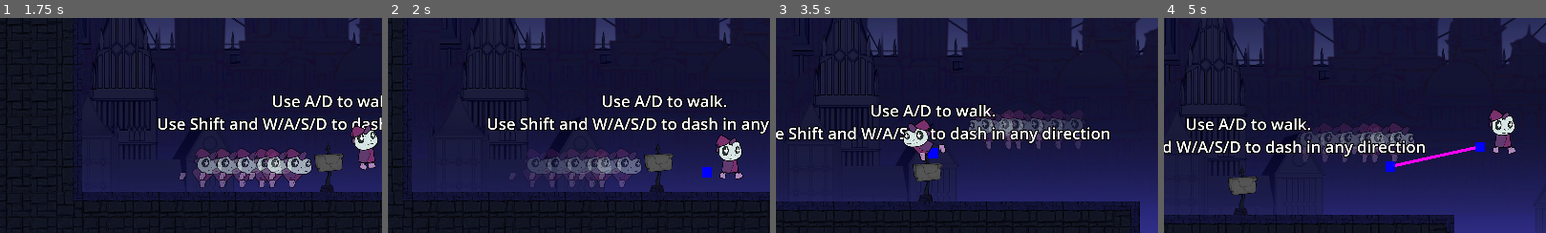
Above: before the commit, frames 1-4 (left to right).
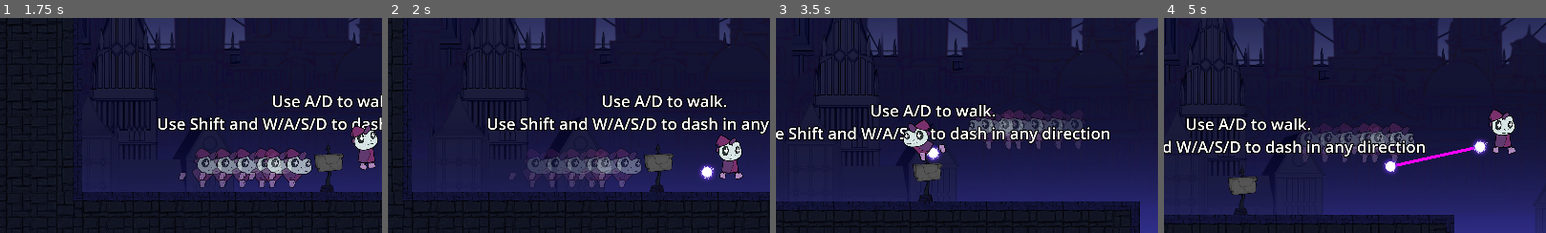
Above: after the commit, the same moments.

Repository: DerBrotDoktor/Frogoth
Game: Godot game, scene res://scenes/main/main.tscn
Same seed, same stepped clock (60 frames per second), same inputs: the game is played once before the commit and once after it.
Inputs:
- Up to frame 1 (1.75 s): click "Start" at 0.5 s; hold D (right) from 1.28 s (still down); tap Shift (dash) at 1.35 s; tap Space (jump) at 1.52 s
- Up to frame 2 (2 s): keep holding D (right)
- Up to frame 3 (3.5 s): tap F (discrad_shape) at 2.1 s; tap Space (jump) at 2.27 s; release D (right) at 2.78 s; hold A (left) from 2.78 s (still down); tap Shift (dash) at 2.85 s
- Up to frame 4 (5 s): release A (left) at 3.53 s; hold D (right) from 3.53 s (still down); tap F (discrad_shape) at 3.6 s; tap Space (jump) at 3.77, 4.52 s; tap Shift (dash) at 4.35 s
The pictures show only the part of the screen within x 19-69%, y 10-60%; the shares and areas given below are measured in that part.

Frame 1 is identical in both runs. In frame 2, 0.3% of the frame differs, in the area x 81-86%, y 68-76%; in frame 3, 0.2%; in frame 4, 0.5%, in the area x 57-85%, y 56-73%.

Commit message:
Added: Temporary orb animation

Diff:
--- a/scenes/orbs/temporary_orb.tscn
+++ b/scenes/orbs/temporary_orb.tscn
@@ -1,19 +1,68 @@
-[gd_scene load_steps=4 format=3 uid="uid://oe7s2tuyg2b7"]
+[gd_scene load_steps=11 format=3 uid="uid://oe7s2tuyg2b7"]
 
 [ext_resource type="Script" path="res://scenes/orbs/temporary_orb.gd" id="1_bb338"]
-
-[sub_resource type="PlaceholderTexture2D" id="PlaceholderTexture2D_18ryo"]
-size = Vector2(50, 50)
+[ext_resource type="Texture2D" uid="uid://dmb118cidwp6v" path="res://assets/vfx/orb/temporary_orb.png" id="2_g6a75"]
 
 [sub_resource type="CircleShape2D" id="CircleShape2D_60t3f"]
 radius = 40.0
 
+[sub_resource type="AtlasTexture" id="AtlasTexture_kcykc"]
+atlas = ExtResource("2_g6a75")
+region = Rect2(0, 0, 256, 256)
+
+[sub_resource type="AtlasTexture" id="AtlasTexture_3k3r6"]
+atlas = ExtResource("2_g6a75")
+region = Rect2(256, 0, 256, 256)
+
+[sub_resource type="AtlasTexture" id="AtlasTexture_h32cy"]
+atlas = ExtResource("2_g6a75")
+region = Rect2(512, 0, 256, 256)
+
+[sub_resource type="AtlasTexture" id="AtlasTexture_n0c84"]
+atlas = ExtResource("2_g6a75")
+region = Rect2(768, 0, 256, 256)
+
+[sub_resource type="AtlasTexture" id="AtlasTexture_giswn"]
+atlas = ExtResource("2_g6a75")
+region = Rect2(1024, 0, 256, 256)
+
+[sub_resource type="AtlasTexture" id="AtlasTexture_8k58b"]
+atlas = ExtResource("2_g6a75")
+region = Rect2(1280, 0, 256, 256)
+
+[sub_resource type="SpriteFrames" id="SpriteFrames_tbvlu"]
+animations = [{
+"frames": [{
+"duration": 1.0,
+"texture": SubResource("AtlasTexture_kcykc")
+}, {
+"duration": 1.0,
+"texture": SubResource("AtlasTexture_3k3r6")
+}, {
+"duration": 1.0,
+"texture": SubResource("AtlasTexture_h32cy")
+}, {
+"duration": 1.0,
+"texture": SubResource("AtlasTexture_n0c84")
+}, {
+"duration": 1.0,
+"texture": SubResource("AtlasTexture_giswn")
+}, {
+"duration": 1.0,
+"texture": SubResource("AtlasTexture_8k58b")
+}],
+"loop": true,
+"name": &"default",
+"speed": 12.0
+}]
+
 [node name="TemporaryOrb" type="Area2D" groups=["temporary_orb"]]
 script = ExtResource("1_bb338")
 
-[node name="Sprite" type="Sprite2D" parent="."]
-modulate = Color(0, 0.384314, 1, 1)
-texture = SubResource("PlaceholderTexture2D_18ryo")
-
 [node name="CollisionShape" type="CollisionShape2D" parent="."]
 shape = SubResource("CircleShape2D_60t3f")
+
+[node name="Sprite" type="AnimatedSprite2D" parent="."]
+sprite_frames = SubResource("SpriteFrames_tbvlu")
+autoplay = "default"
+frame_progress = 0.839506
Binary file added: assets/vfx/orb/temporary_orb.png
Not shown, added: assets/vfx/orb/temporary_orb.png.import
